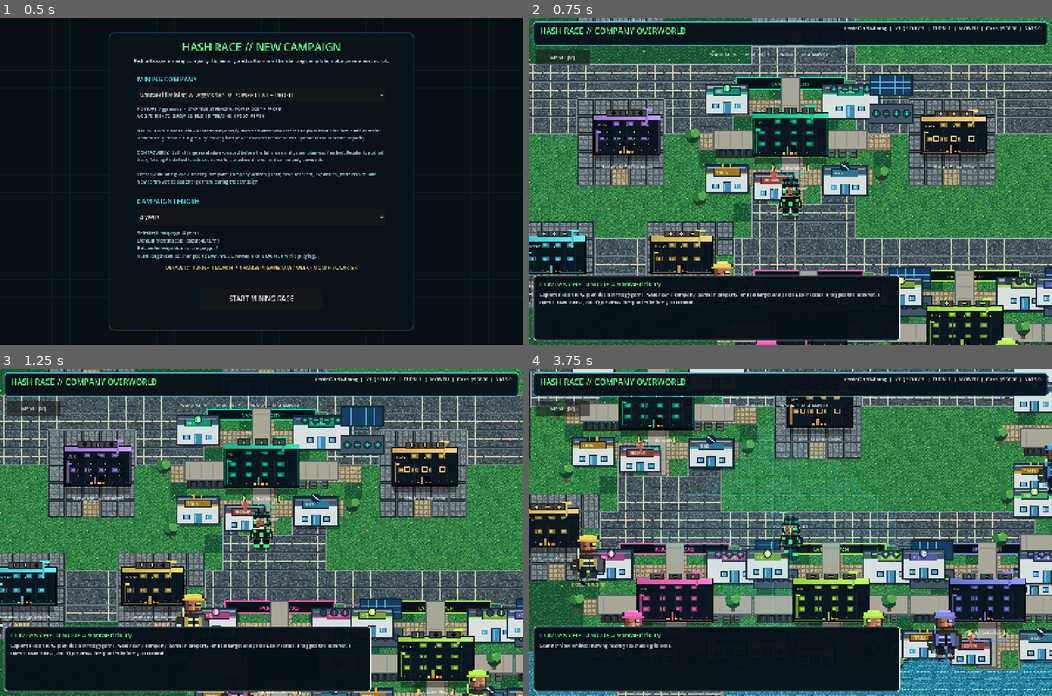
Above: before the commit, frames 1-4 (two rows, left to right).
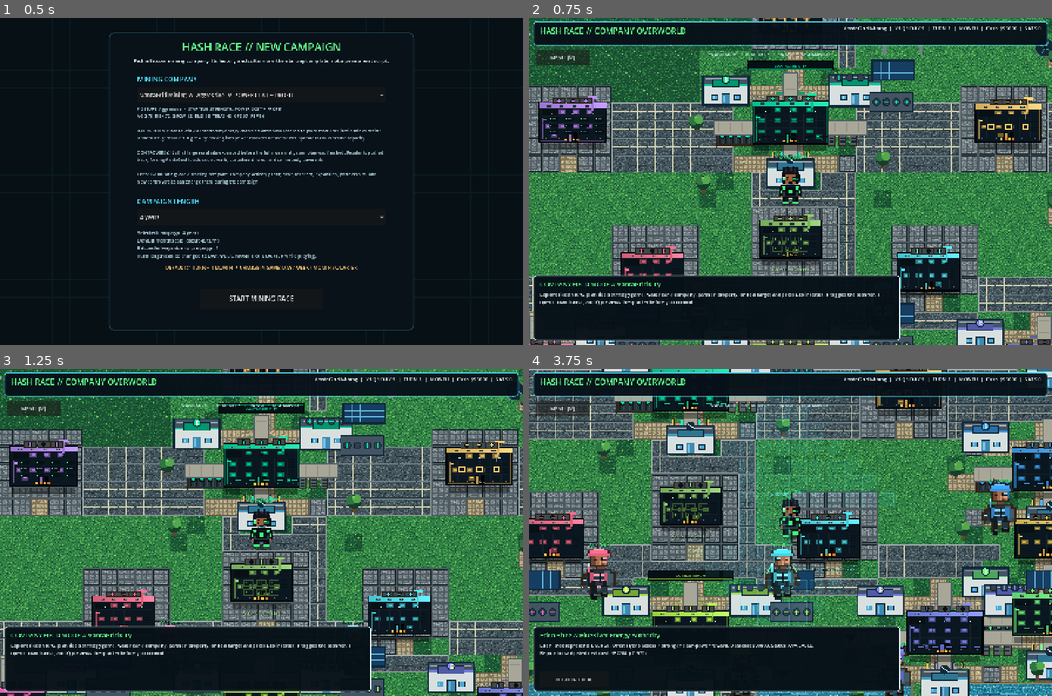
Above: after the commit, the same moments.

Repository: 1freetech/HashRace
Game: Godot game, scene res://scenes/campaign_setup.tscn
Same seed, same stepped clock (60 frames per second), same inputs: the game is played once before the commit and once after it.
Inputs (mouse positions are in pixels of both pictures, inside the frame that each line leads up to):
- Up to frame 1 (0.5 s): no input
- Up to frame 2 (0.75 s): click "START MINING RACE" at 0.5 s
- Up to frame 3 (1.25 s): no input
- Up to frame 4 (3.75 s): tap Enter at 1.25, 2.1 s; move the mouse to (905, 516) at 1.27 s; hold D 1.28-2.03 s; tap E at 1.35 s; click (905, 516) at 1.42 s; tap Space at 1.52, 2.27 s; move the mouse to (685, 548) at 2.02 s; hold S 2.03-2.78 s; move the mouse to (842, 460) at 2.77 s; hold D 2.78-3.53 s; tap Q at 2.85 s; move the mouse to (764, 597) at 3.52 s; hold W from 3.53 s (still down); tap R at 3.6 s; click (764, 597) at 3.67 s

Frame 1 is identical in both runs. In frame 2, 62% of the frame differs, in the area x 0-100%, y 0-100%; in frame 3, 60%; in frame 4, 69%.

Commit message:
v0.052 activate texture spacing overworld pass

Diff:
--- a/Godot/scenes/world.tscn
+++ b/Godot/scenes/world.tscn
@@ -1,7 +1,7 @@
 [gd_scene load_steps=3 format=3]
 
-; world_ui_compact.gd -> world_pixel_landscape.gd -> world_target_composition.gd -> world_player_sprite.gd -> world_visual_detail.gd -> world_burnout.gd -> world_life_ops.gd -> world_league_standings.gd -> world_company_effects.gd preserves the mining league, life systems, flexible time, RPG movement, detailed operator, procedural campus, dense pixel landscape and compact on-demand UI.
-[ext_resource path="res://scripts/world_ui_compact.gd" type="Script" id="1_world"]
+; world_texture_spacing.gd -> world_ui_compact.gd -> world_pixel_landscape.gd -> world_target_composition.gd -> world_player_sprite.gd -> world_visual_detail.gd preserves the mining simulation while adding wider building spacing, richer terrain texture and clean neon character labels.
+[ext_resource path="res://scripts/world_texture_spacing.gd" type="Script" id="1_world"]
 [ext_resource path="res://scripts/live_treasury_controls.gd" type="Script" id="2_treasury"]
 
 [node name="HashRaceRPGStrategyWorld" type="Node2D"]
@@ -36,5 +36,5 @@
 offset_bottom = 500.0
 theme_override_colors/font_color = Color(0.745, 0.91, 0.94, 1)
 theme_override_font_sizes/font_size = 16
-text = "Building dense code-generated terrain, visible campus walkways, roads, water, mining facilities, animated operator, ten-miner league and compact control-center UI...\n\nIf this screen remains, the world controller failed to initialize."
+text = "Building textured terrain, wider-spaced campuses, roads, water, mining facilities, animated operators, neon character labels and compact on-demand UI...\n\nIf this screen remains, the world controller failed to initialize."
 horizontal_alignment = 1
